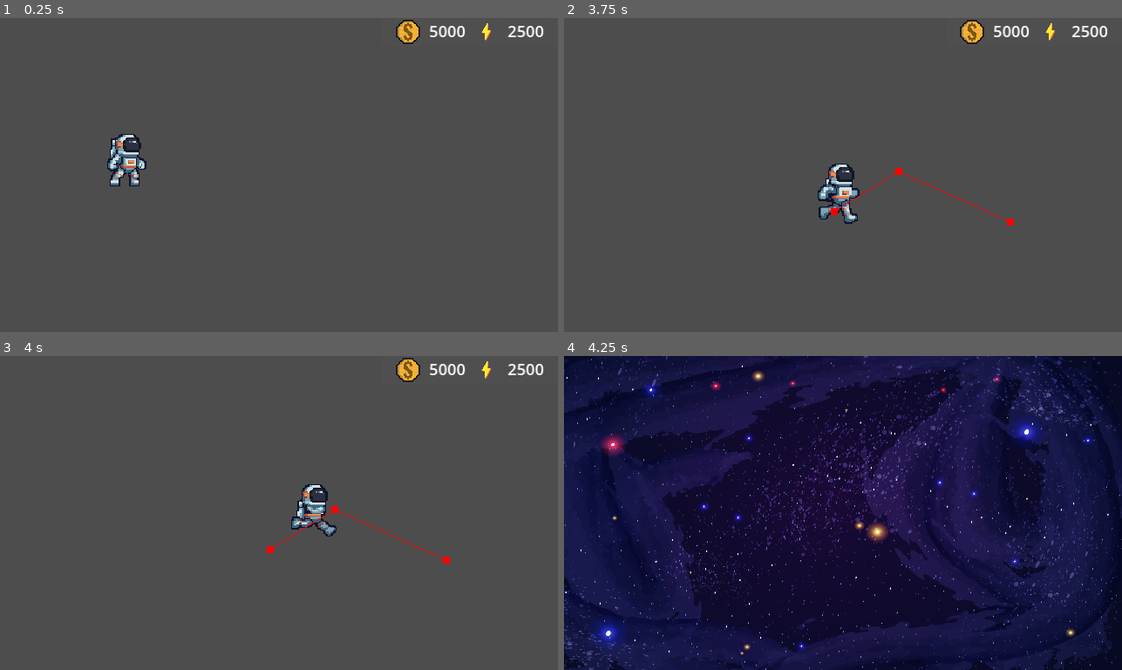
Above: before the commit, frames 1-4 (two rows, left to right).
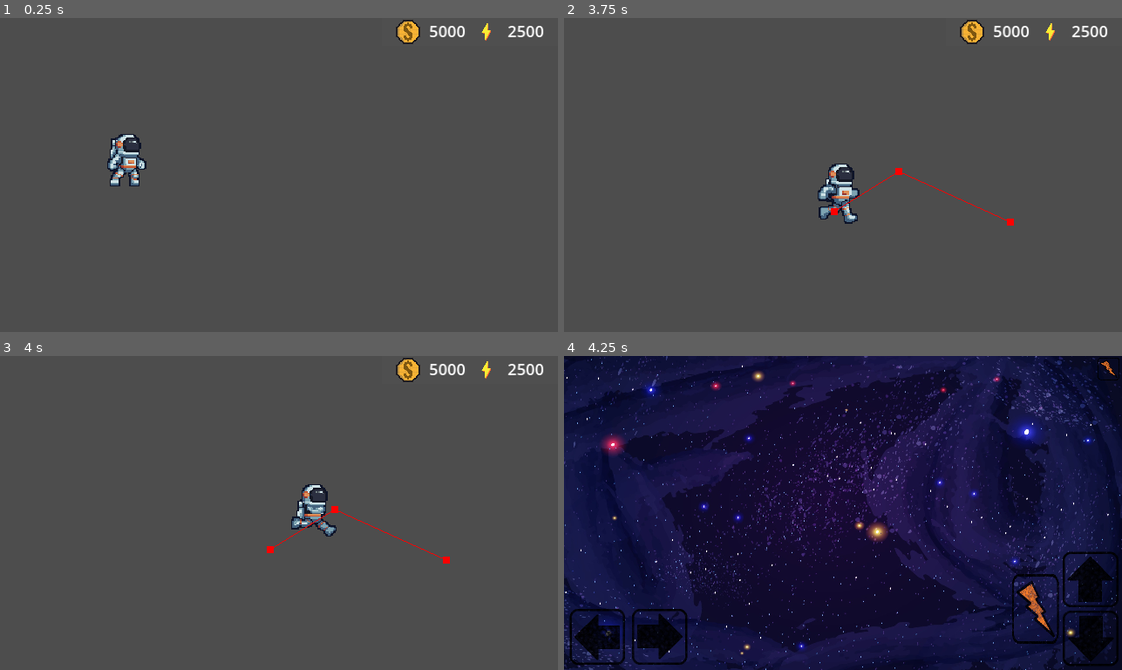
Above: after the commit, the same moments.

Repository: AmirKarma/MESSAG
Game: Godot game, scene res://Welt/world.tscn
The game is run twice, just before and just after one commit, with the same random seed, the same clock (stepped at 60 frames per second) and the same inputs.
Inputs (mouse positions are in pixels of both pictures, inside the frame that each line leads up to):
- Up to frame 1 (0.25 s): no input
- Up to frame 2 (3.75 s): move the mouse to (965, 159) at 0.52 s; press the mouse at (965, 159) at 0.53 s; move the mouse to (731, 190) at 1.27 s; release the mouse at (731, 190) at 1.28 s; click (731, 190) at 1.35 s; move the mouse to (898, 105) at 2.02 s; press the mouse at (898, 105) at 2.03 s; move the mouse to (815, 237) at 2.77 s; release the mouse at (815, 237) at 2.78 s; click (815, 237) at 2.85 s; move the mouse to (1010, 222) at 3.52 s; press the mouse at (1010, 222) at 3.53 s
- Up to frame 3 (4 s): no input
- Up to frame 4 (4.25 s): tap M (debug) at 4.15 s

Frames 1-3 are identical in both runs. In frame 4, 4.3% of the frame differs, in the area x 0-100%, y 0-99%.

Commit message:
Minigame Basicmovement added

Diff:
--- /dev/null
+++ b/View/Minigame1/minigame_1.gd
@@ -0,0 +1,14 @@
+extends Node2D
+
+
+# Called when the node enters the scene tree for the first time.
+func _ready():
+	pass # Replace with function body.
+
+
+# Called every frame. 'delta' is the elapsed time since the previous frame.
+func _process(delta):
+	if Input.is_action_just_pressed("debug"):
+		var maingame = load("res://Welt/world.tscn").instantiate()
+		get_tree().unload_current_scene()
+		get_tree().change_scene_to_packed(maingame)
--- a/View/Minigame1/minigame_1.tscn
+++ b/View/Minigame1/minigame_1.tscn
@@ -1,10 +1,53 @@
-[gd_scene load_steps=2 format=3 uid="uid://bfq6ogl4ncriu"]
+[gd_scene load_steps=8 format=3 uid="uid://bfq6ogl4ncriu"]
 
+[ext_resource type="Script" path="res://Minigame1/minigame_1.gd" id="1_47igm"]
 [ext_resource type="Texture2D" uid="uid://dkbeg86ngsply" path="res://Minigame1/2833063-leuchtend-schimmernder-weltraum-hintergrund-vektor.jpg" id="1_tw1b6"]
+[ext_resource type="Texture2D" uid="uid://bkx37m4vh0kys" path="res://Minigame1/Zurueck2.png" id="2_g36wf"]
+[ext_resource type="Texture2D" uid="uid://dd207v8nb6a44" path="res://Minigame1/Vor2.png" id="3_l1jfh"]
+[ext_resource type="Texture2D" uid="uid://c71hyjyu75q1x" path="res://Minigame1/Links2.png" id="4_inhro"]
+[ext_resource type="Texture2D" uid="uid://5vnd8m0304ne" path="res://Minigame1/Rechts2.png" id="5_xg0e1"]
+[ext_resource type="Texture2D" uid="uid://uqyon1vc46nq" path="res://Minigame1/Schuss2.png" id="6_86lsl"]
 
 [node name="minigame1" type="Node2D"]
+script = ExtResource("1_47igm")
 
 [node name="2833063-leuchtend-schimmernder-weltraum-hintergrund-vektor" type="Sprite2D" parent="."]
 position = Vector2(160, 90)
 scale = Vector2(0.166667, 0.146461)
 texture = ExtResource("1_tw1b6")
+
+[node name="Touchzurück" type="TouchScreenButton" parent="."]
+position = Vector2(286, 146)
+scale = Vector2(0.25, 0.25)
+texture_normal = ExtResource("2_g36wf")
+action = "zurueck"
+
+[node name="Touchvor" type="TouchScreenButton" parent="."]
+position = Vector2(286, 112)
+scale = Vector2(0.25, 0.25)
+texture_normal = ExtResource("3_l1jfh")
+action = "vor"
+
+[node name="Touchlinks" type="TouchScreenButton" parent="."]
+position = Vector2(3, 145)
+scale = Vector2(0.25, 0.25)
+texture_normal = ExtResource("4_inhro")
+action = "links"
+
+[node name="Touchrechts" type="TouchScreenButton" parent="."]
+position = Vector2(39, 145)
+scale = Vector2(0.25, 0.25)
+texture_normal = ExtResource("5_xg0e1")
+action = "rechts"
+
+[node name="Touchschuss" type="TouchScreenButton" parent="."]
+position = Vector2(257, 125)
+scale = Vector2(0.210938, 0.3125)
+texture_normal = ExtResource("6_86lsl")
+action = "schuss"
+
+[node name="Touchbacktomain" type="TouchScreenButton" parent="."]
+position = Vector2(306, 1)
+scale = Vector2(0.1, 0.1)
+texture_normal = ExtResource("6_86lsl")
+action = "debug"
--- a/View/project.godot
+++ b/View/project.godot
@@ -37,6 +37,31 @@
 "events": [Object(InputEventKey,"resource_local_to_scene":false,"resource_name":"","device":-1,"window_id":0,"alt_pressed":false,"shift_pressed":false,"ctrl_pressed":false,"meta_pressed":false,"pressed":false,"keycode":0,"physical_keycode":77,"key_label":0,"unicode":109,"echo":false,"script":null)
 ]
 }
+vor={
+"deadzone": 0.5,
+"events": [Object(InputEventKey,"resource_local_to_scene":false,"resource_name":"","device":-1,"window_id":0,"alt_pressed":false,"shift_pressed":false,"ctrl_pressed":false,"meta_pressed":false,"pressed":false,"keycode":0,"physical_keycode":4194320,"key_label":0,"unicode":0,"echo":false,"script":null)
+]
+}
+zurueck={
+"deadzone": 0.5,
+"events": [Object(InputEventKey,"resource_local_to_scene":false,"resource_name":"","device":-1,"window_id":0,"alt_pressed":false,"shift_pressed":false,"ctrl_pressed":false,"meta_pressed":false,"pressed":false,"keycode":0,"physical_keycode":4194322,"key_label":0,"unicode":0,"echo":false,"script":null)
+]
+}
+links={
+"deadzone": 0.5,
+"events": [Object(InputEventKey,"resource_local_to_scene":false,"resource_name":"","device":-1,"window_id":0,"alt_pressed":false,"shift_pressed":false,"ctrl_pressed":false,"meta_pressed":false,"pressed":false,"keycode":0,"physical_keycode":4194319,"key_label":0,"unicode":0,"echo":false,"script":null)
+]
+}
+rechts={
+"deadzone": 0.5,
+"events": [Object(InputEventKey,"resource_local_to_scene":false,"resource_name":"","device":-1,"window_id":0,"alt_pressed":false,"shift_pressed":false,"ctrl_pressed":false,"meta_pressed":false,"pressed":false,"keycode":0,"physical_keycode":4194321,"key_label":0,"unicode":0,"echo":false,"script":null)
+]
+}
+schuss={
+"deadzone": 0.5,
+"events": [Object(InputEventKey,"resource_local_to_scene":false,"resource_name":"","device":-1,"window_id":0,"alt_pressed":false,"shift_pressed":false,"ctrl_pressed":false,"meta_pressed":false,"pressed":false,"keycode":0,"physical_keycode":32,"key_label":0,"unicode":32,"echo":false,"script":null)
+]
+}
 
 [rendering]
 
Binary file added: View/Minigame1/Links2.png
Not shown, added: View/Minigame1/Links2.png.import
Binary file added: View/Minigame1/Rechts2.png
Not shown, added: View/Minigame1/Rechts2.png.import
Binary file added: View/Minigame1/Schuss2.png
Not shown, added: View/Minigame1/Schuss2.png.import
Binary file added: View/Minigame1/Vor2.png
Not shown, added: View/Minigame1/Vor2.png.import
Binary file added: View/Minigame1/Zurueck2.png
Not shown, added: View/Minigame1/Zurueck2.png.import
